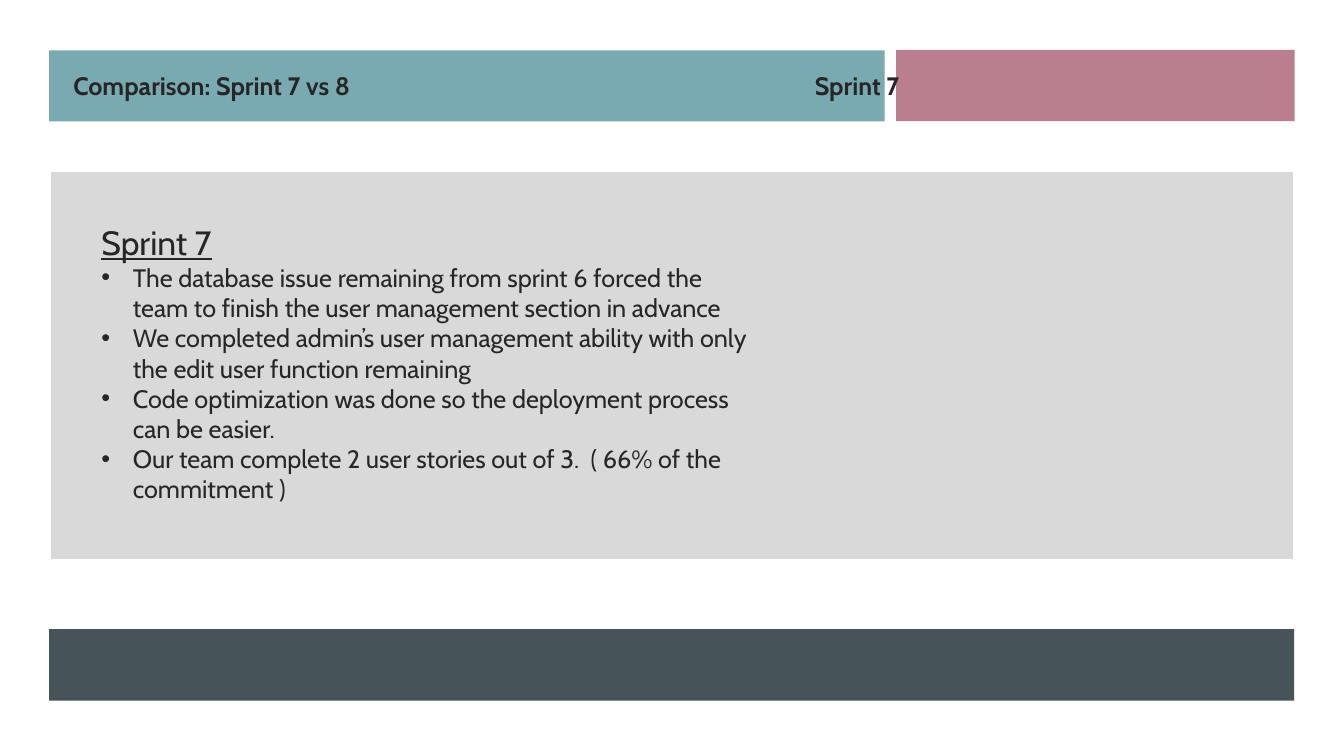
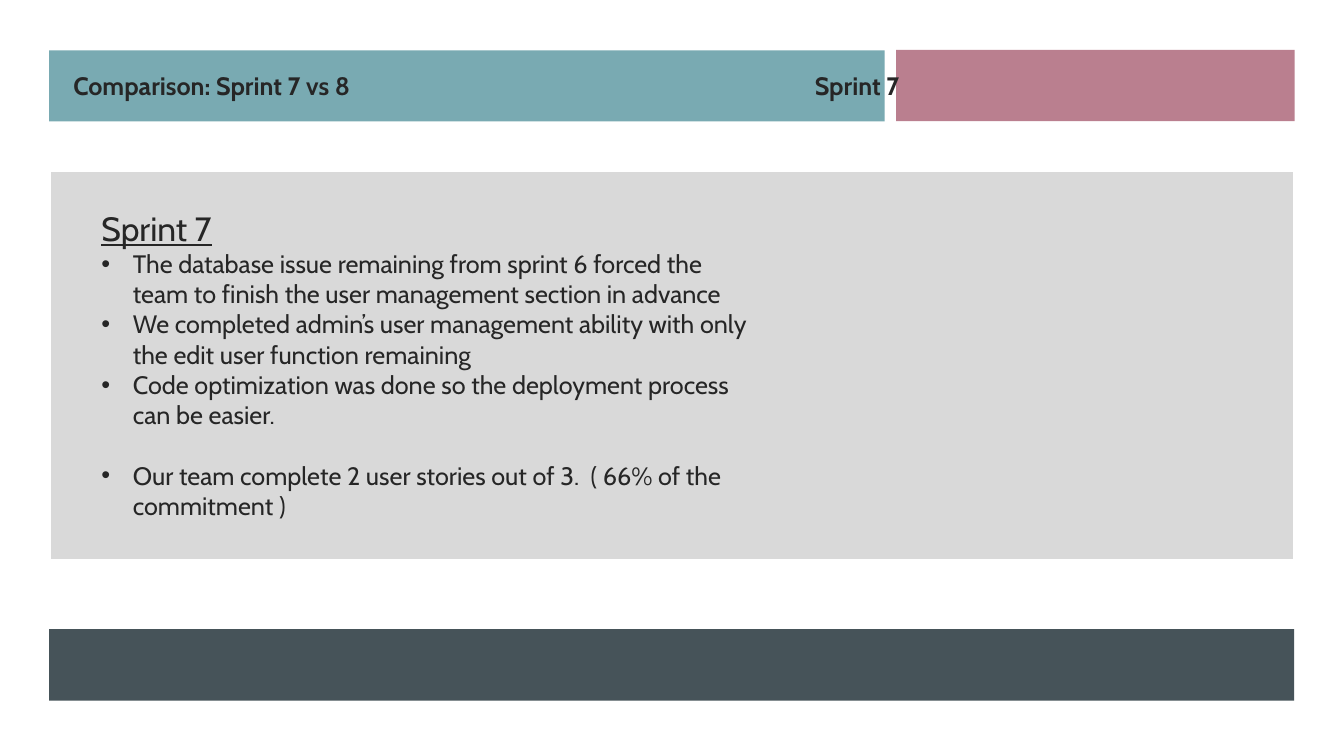
Before and after one commit to Xu12345-sophie/CS691TeamDice, a slide deck: slide 9 of Deliverable8/PCBuilder Web Application Sprint 8.pptx. Drawn at 1344x756 pixels with LibreOffice and Linux fonts; fonts in the diff are those of the drawing. Boxes give left, top, right and bottom in pixels: in the first picture for what was removed or moved away, otherwise in the second. Text is boxed around its words. In the diff, an @@ line names an element or a change of style, - is before the commit and + after.

```diff
--- a/Deliverable8/PCBuilder Web Application Sprint 8.pptx
+++ b/Deliverable8/PCBuilder Web Application Sprint 8.pptx
@@ text "Sprint 7" rewrapped from [101,231,746,499] to [101,217,746,516] @@
```
Also in this commit, not shown: 1 other slide changed.
